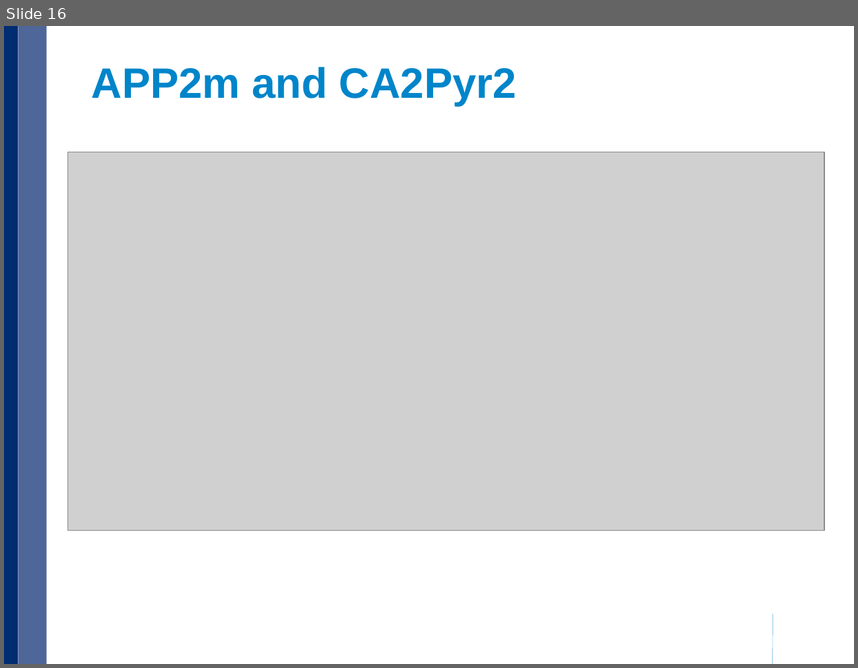
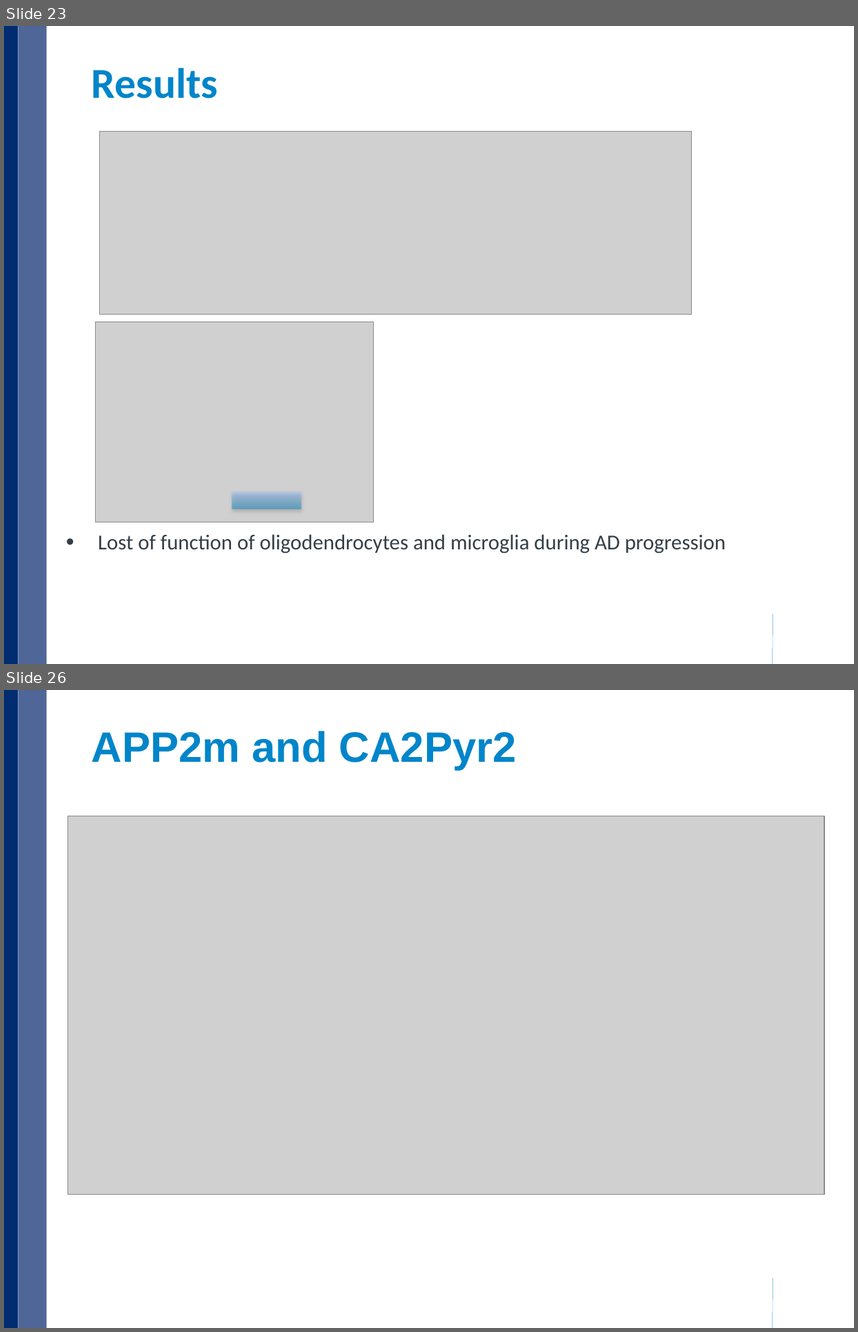
Before and after one commit to xulong82/pmca, a slide deck: pmca_current.pptx. Shown one above the other, each under a label of ours: slide 16 before the commit, slides 23 and 26 after it; the slides between them are not shown. The pictures are 858x668 and 858x1332 pixels, drawn with LibreOffice and Linux fonts; fonts in the diff are those of the drawing; grey boxes stand for pictures; background and template pictures are left out. Boxes give left, top, right and bottom in pixels: in the first picture for what was removed or moved away, otherwise in the second. Text is boxed around its words. In the diff, an @@ line names an element or a change of style, - is before the commit and + after.

```diff
--- a/pmca_current.pptx
+++ b/pmca_current.pptx
@@ slide 23 added at (x1=4, y1=26, x2=854, y2=664), background #FFFFFF; not listed: 3 template elements that a slide beside it also shows @@
@@ title added at (x1=92, y1=67, x2=218, y2=98), 36 pt, text #0085CA, bold @@
+Results
@@ picture added at (x1=99, y1=132, x2=692, y2=314) @@
@@ picture added at (x1=95, y1=322, x2=373, y2=521) @@
@@ rectangle added at (x1=232, y1=491, x2=301, y2=509), fill gradient #0085CA to #A4CAFF @@
@@ text added at (x1=98, y1=534, x2=726, y2=553), 18 pt, text #333F48 @@
+• Lost of function of oligodendrocytes and microglia during AD progression
@@ what was slide 16 is now slide 26 @@
```
Also in this commit, not shown: 2 slides changed, 22 other slides added, 13 slides removed, 24 other files.
